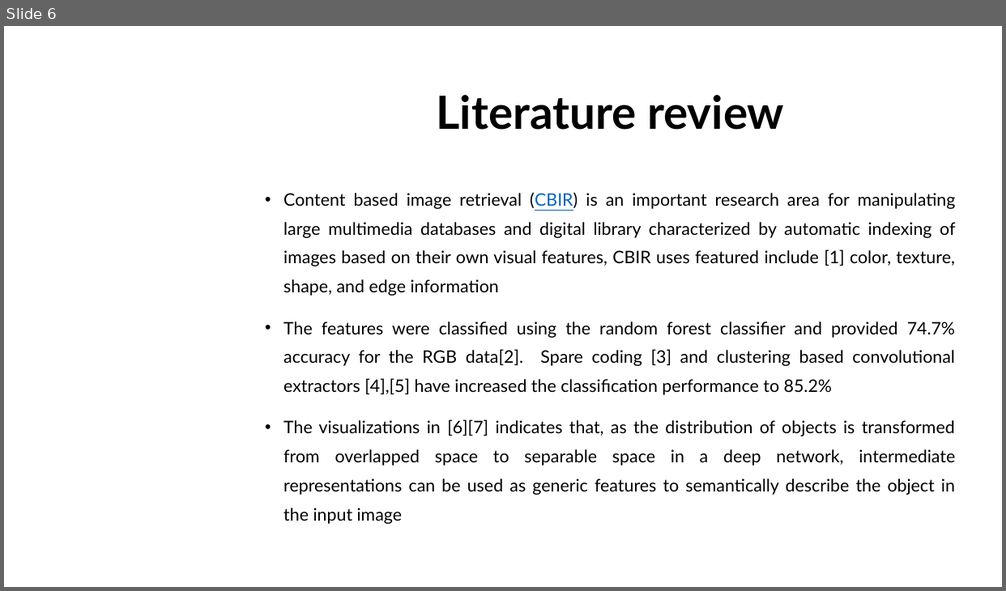
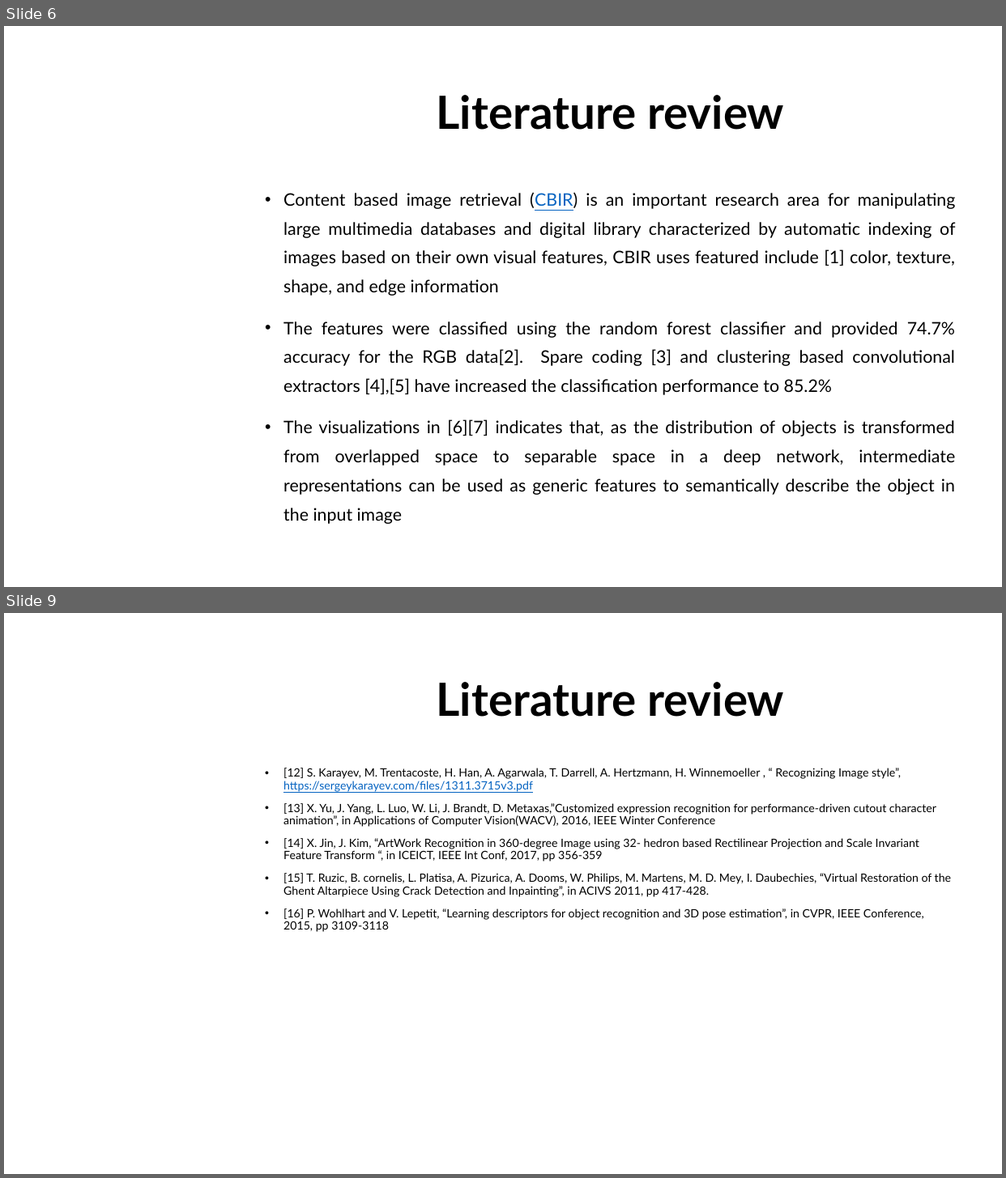
Before and after one commit to dungdovu/DGA1031, a slide deck: DGA1031/What is it.pptx. Shown one above the other, each under a label of ours: slide 6 before the commit, slides 6 and 9 after it; the slides between them are not shown. The pictures are 1006x591 and 1006x1178 pixels, drawn with LibreOffice and Linux fonts; fonts in the diff are those of the drawing; background and template pictures are left out. Boxes give left, top, right and bottom in pixels: in the first picture for what was removed or moved away, otherwise in the second. Text is boxed around its words. In the diff, an @@ line names an element or a change of style, - is before the commit and + after.

```diff
--- a/DGA1031/What is it.pptx
+++ b/DGA1031/What is it.pptx
@@ slide 9 added at [4,613,1002,1174], background picture (left out) @@
@@ title added at [437,682,784,717], 44 pt, text #000000, bold @@
+Literature review
@@ text added at [283,768,951,932], 11 pt, text #000000 @@
+• [12] S. Karayev, M. Trentacoste, H. Han, A. Agarwala, T. Darrell, A. Hertzmann, H. Winnemoeller , “ Recognizing Image style”, https://sergeykarayev.com/files/1311.3715v3.pdf
+• [13] X. Yu, J. Yang, L. Luo, W. Li, J. Brandt, D. Metaxas,”Customized expression recognition for performance-driven cutout character animation”, in Applications of Computer Vision(WACV), 2016, IEEE Winter Conference
+• [14] X. Jin, J. Kim, “ArtWork Recognition in 360-degree Image using 32- hedron based Rectilinear Projection and Scale Invariant Feature Transform “, in ICEICT, IEEE Int Conf, 2017, pp 356-359
+• [15] T. Ruzic, B. cornelis, L. Platisa, A. Pizurica, A. Dooms, W. Philips, M. Martens, M. D. Mey, I. Daubechies, “Virtual Restoration of the Ghent Altarpiece Using Crack Detection and Inpainting”, in ACIVS 2011, pp 417-428.
+• [16] P. Wohlhart and V. Lepetit, “Learning descriptors for object recognition and 3D pose estimation”, in CVPR, IEEE Conference, 2015, pp 3109-3118
```
Also in this commit, not shown: 9 slides changed, 5 other slides added, 5 other files.
